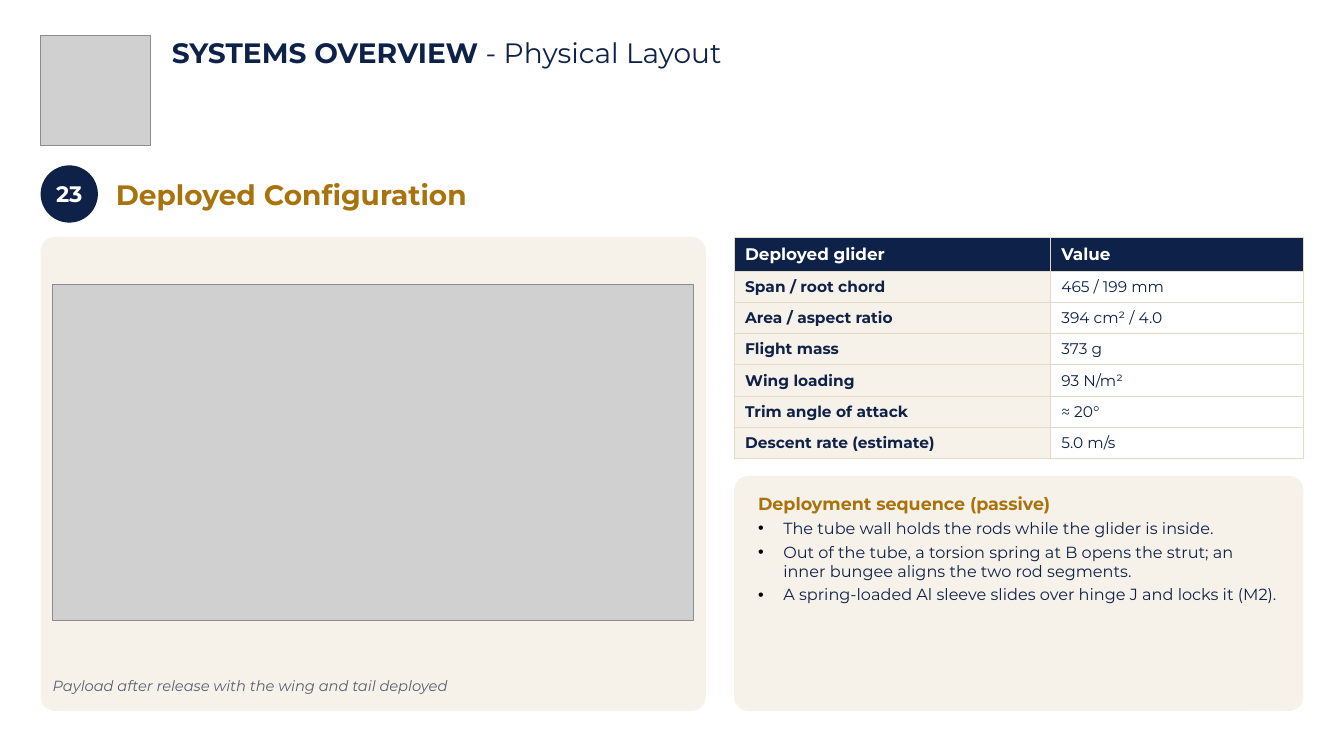
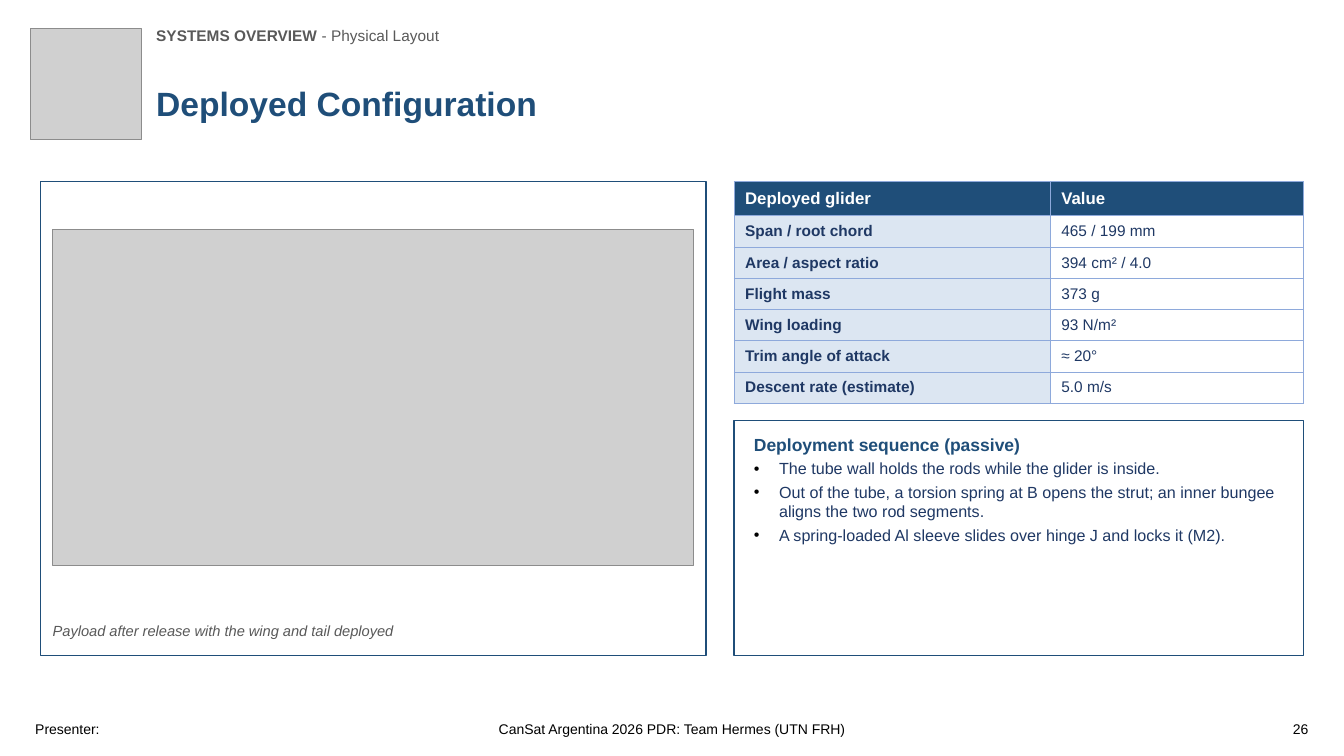
Before and after one commit to Caetano18/proyecto, a slide deck: slide 26 of cansat_pdr/laminas_plantilla/CanSat_PDR_Hermes_mecanica.pptx. Drawn at 1344x756 pixels with LibreOffice and Linux fonts; fonts in the diff are those of the drawing; grey boxes stand for pictures; background and template pictures are left out. Boxes give left, top, right and bottom in pixels: in the first picture for what was removed or moved away, otherwise in the second. Text is boxed around its words. In the diff, an @@ line names an element or a change of style, - is before the commit and + after.

```diff
--- a/cansat_pdr/laminas_plantilla/CanSat_PDR_Hermes_mecanica.pptx
+++ b/cansat_pdr/laminas_plantilla/CanSat_PDR_Hermes_mecanica.pptx
@@ picture: place and size @@
-picture at <box>40,35,150,145</box>
+picture at <box>30,28,141,139</box>
@@ text "SYSTEMS OVERVIEW - Physical Layout": place and size @@
-text "SYSTEMS OVERVIEW - Physical Layout" at <box>172,42,721,69</box>
+text "SYSTEMS OVERVIEW - Physical Layout" at <box>156,30,439,44</box>
@@ text "SYSTEMS OVERVIEW - Physical Layout" at <box>156,30,439,44</box>: size 20 to 11 pt, font Montserrat to Arial, text colour #0E2148 to #595959 @@
@@ text "Deployed Configuration": place and size @@
-text "Deployed Configuration" at <box>116,183,467,211</box>
+text "Deployed Configuration" at <box>156,91,537,123</box>
@@ text "Deployed Configuration" at <box>156,91,537,123</box>: size 20 to 24 pt, font Montserrat to Arial, text colour #A8730C to #1F4E79 @@
@@ ellipse removed at <box>40,165,98,223</box> @@
-23
@@ 2 rectangles, 1 picture, 1 text, 1 table: place and size @@
-2 rectangles, 1 picture, 1 text, 1 table at <box>40,237,1304,711</box>
+2 rectangles, 1 picture, 1 text, 1 table at <box>40,181,1304,655</box>
@@ rectangle at <box>40,181,706,655</box>: rounded rectangle to rectangle; fill #F6F2E9 to #FFFFFF; outline none to #1F4E79 1 pt @@
@@ table at <box>734,181,1304,403</box> @@
@@ fill #0E2148 to #1F4E79 in row 1 @@
@@ fill #F6F2E9 to #DCE6F2 in 6 cells @@
@@ font Montserrat to Arial @@
@@ text colour #0E2148 to #1F3864 in "Span / root chord", "465 / 199 mm", "Area / aspect ratio", "394 cm² / 4.0" and 8 more places @@
@@ borders changed @@
@@ rectangle "Deployment sequence (passive)" at <box>734,420,1304,655</box>: font Montserrat to Arial; text colour #A8730C to #1F4E79 in "Deployment sequence (passive)"; text colour #0E2148 to #1F3864 in "The tube wall holds the rods while ...", "Out of the tube, a torsion spring ...", "A spring-loaded Al sleeve slides over hinge ..."; rounded rectangle to rectangle; fill #F6F2E9 to #FFFFFF; outline none to #1F4E79 1 pt @@
@@ text "Payload after release with the ..." at <box>53,625,393,639</box>: font Montserrat to Arial, text colour #5A6070 to #595959 @@
@@ text added at <box>35,724,99,734</box>, 10 pt, text #000000 @@
+Presenter:
@@ text added at <box>499,724,845,737</box>, 10 pt, text #000000 @@
+CanSat Argentina 2026 PDR: Team Hermes (UTN FRH)
@@ text added at <box>1293,724,1309,734</box>, 10 pt, text #000000 @@
+26
```
Also in this commit, not shown: 107 other slides changed, 1 slide added, 33 other files.
